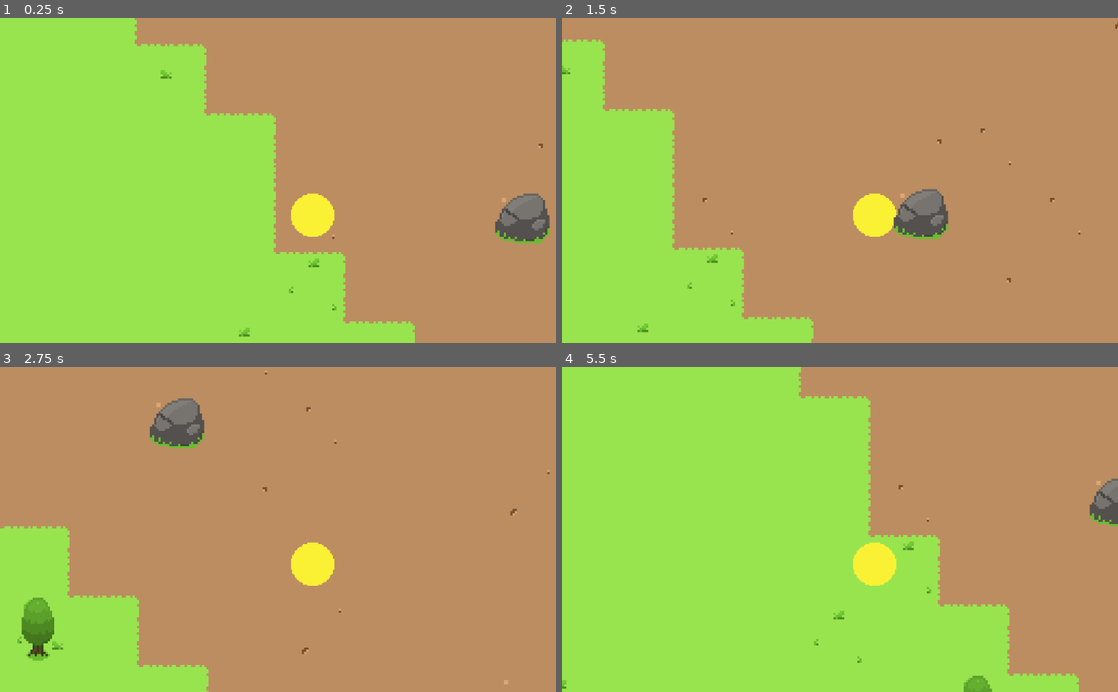
Above: before the commit, frames 1-4 (two rows, left to right).
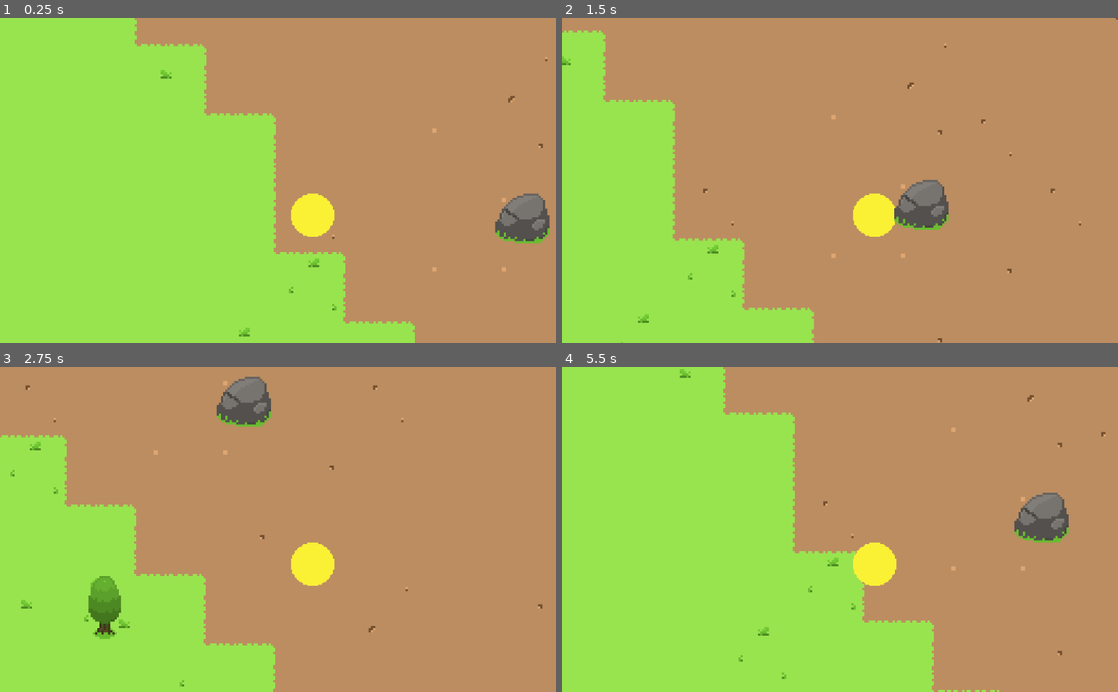
Above: after the commit, the same moments.

Repository: SkyMudder/Game
Game: Godot game, scene res://Main.tscn
Same seed, same stepped clock (60 frames per second), same inputs: the game is played once before the commit and once after it.
Inputs:
- Up to frame 1 (0.25 s): no input
- Up to frame 2 (1.5 s): tap Enter at 0.5 s; hold Right (ui_right) 0.53-1.28 s; hold Down (ui_down) from 1.28 s (still down)
- Up to frame 3 (2.75 s): release Down (ui_down) at 2.03 s; hold Right (ui_right) from 2.03 s (still down)
- Up to frame 4 (5.5 s): release Right (ui_right) at 2.78 s; hold Up (ui_up) 2.78-3.53 s; hold Left (ui_left) 3.53-5.03 s; hold Down (ui_down) from 5.03 s (still down)

The runs differ from the first frame. In frame 1, less than 0.1% of the frame differs, in the area x 77-99%, y 11-78%; in frame 2, 3.0%; in frame 3, 16%; in frame 4, 18%, in the area x 0-100%, y 0-100%.

Commit message:
Added Acceleration and Friction to Player Movement and bound the Movement Speed to Time instead of Framerate

Diff:
--- a/Autoload/SpawnRates.gd
+++ b/Autoload/SpawnRates.gd
@@ -11,7 +11,7 @@
 
 """World"""
 
-const __dirt : int = 200
+const __dirt : int = 300
 const __grass : int = 200
 const __rock : int = 30
 const __tree : int = 30
--- a/Scripts/Player.gd
+++ b/Scripts/Player.gd
@@ -2,6 +2,9 @@
 
 
 var velocity = Vector2.ZERO	# Player Velocity
+const MAX_SPEED = 100
+const ACCELERATION = 400
+const FRICTION = 300
 
 signal on_player_moved	# Signal used to notify other Nodes of a Player Movement
 
@@ -11,13 +14,14 @@
 	var input_vector = Vector2.ZERO
 	input_vector.x = Input.get_action_strength("ui_right") - Input.get_action_strength("ui_left")
 	input_vector.y = Input.get_action_strength("ui_down") - Input.get_action_strength("ui_up")
+	input_vector = input_vector.normalized()
 
 	if input_vector != Vector2.ZERO:
-		velocity = input_vector * 2
+		velocity = velocity.move_toward(input_vector * MAX_SPEED, ACCELERATION * delta)
 	else:
-		velocity = Vector2.ZERO
+		velocity = velocity.move_toward(Vector2.ZERO, FRICTION * delta)
 
-	move_and_collide(velocity)
+	velocity = move_and_slide(velocity)
 	emit_signal("on_player_moved")
 
 """Checks if the Player is close to a Chunk
--- a/Scripts/TileMap.gd
+++ b/Scripts/TileMap.gd
@@ -19,13 +19,13 @@
 
 """Updates every Frame
 Cleans up the nextToGenerate Array and updates the Bitmask Region"""
-func _process(delta):
+func _process(_delta):
 	WorldVariables.updateNextToGenerate()
 
 """Generates a Chunk and keeps track of the currently
 generated and next to generate Chunks"""
 func generateChunk(root):
-	createNoiseAndGenerate(root, size)
+	createNoiseAndGenerate(root)
 	WorldVariables.setGeneratedChunks(root)
 	WorldVariables.removeNextToGenerate(root)
 	var rootLeft = root + Vector2.LEFT
@@ -44,7 +44,7 @@
 		WorldVariables.setNextToGenerate(rootUp)
 
 """Creates a noise texture to generate specific tiles based on the noise value"""
-func createNoiseAndGenerate(root, size):
+func createNoiseAndGenerate(root):
 	var percentage = SpawnRates.getPercentage()
 	var rng = RandomNumberGenerator.new()
 	rng.seed = root.x * root.y
